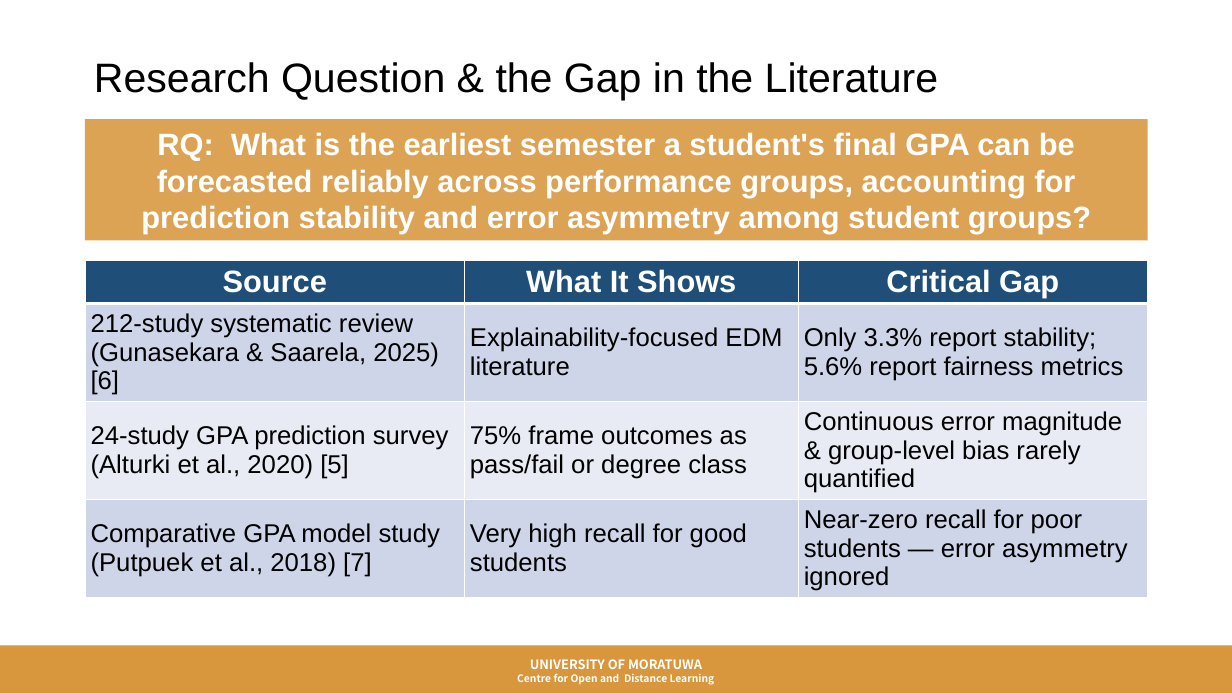
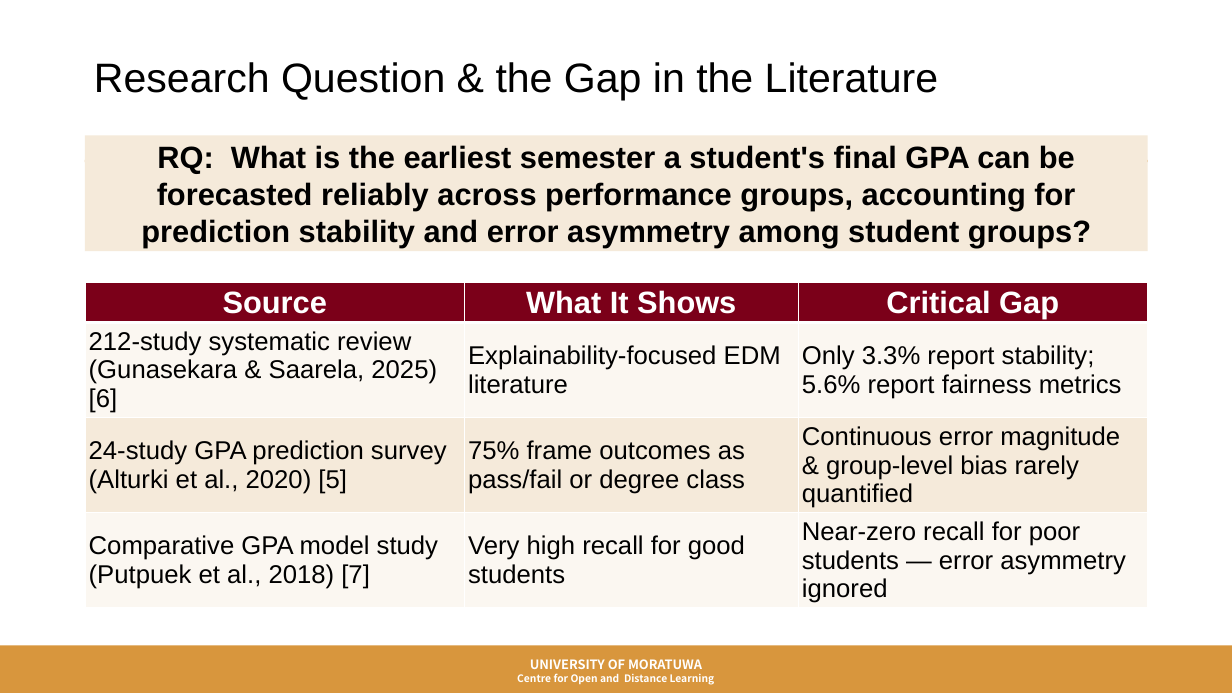
Before and after one commit to SayuriWitharana/GPA_Prediction_Framework, a slide deck: slide 3 of ICODE26_GPA_Presentation.pptx. Drawn at 1232x693 pixels with LibreOffice and Linux fonts; fonts in the diff are those of the drawing; background and template pictures are left out. Boxes give left, top, right and bottom in pixels: in the first picture for what was removed or moved away, otherwise in the second. Text is boxed around its words. In the diff, an @@ line names an element or a change of style, - is before the commit and + after.

```diff
--- a/ICODE26_GPA_Presentation.pptx
+++ b/ICODE26_GPA_Presentation.pptx
@@ title "Research Question & the Gap ..." at <box>94,62,938,101</box>: text colour #000000 to none @@
@@ rectangle "RQ: What is the earliest ...": place and size @@
-rectangle "RQ: What is the earliest ..." at <box>85,119,1148,240</box>
+rectangle "RQ: What is the earliest ..." at <box>85,136,1148,251</box>
@@ rectangle "RQ: What is the earliest ..." at <box>85,136,1148,251</box>: text colour #FFFFFF to #000000; fill #DDA355 to #F5EADA @@
@@ rectangle added at <box>85,160,1148,163</box>, fill #D8963D @@
@@ table at <box>85,283,1148,608</box> @@
@@ fill #1F4E79 to #7B0019 in row 1 @@
@@ fill #CFD5EA to #FBF7F1 in 6 cells @@
@@ fill #E9EBF5 to #F5EADA in row 3 @@
@@ text colour #000000 to none @@
@@ table: place and size @@
-table at <box>85,261,1148,597</box>
+table at <box>85,283,1148,608</box>
```
Also in this commit, not shown: 11 other slides changed, 3 other files.
